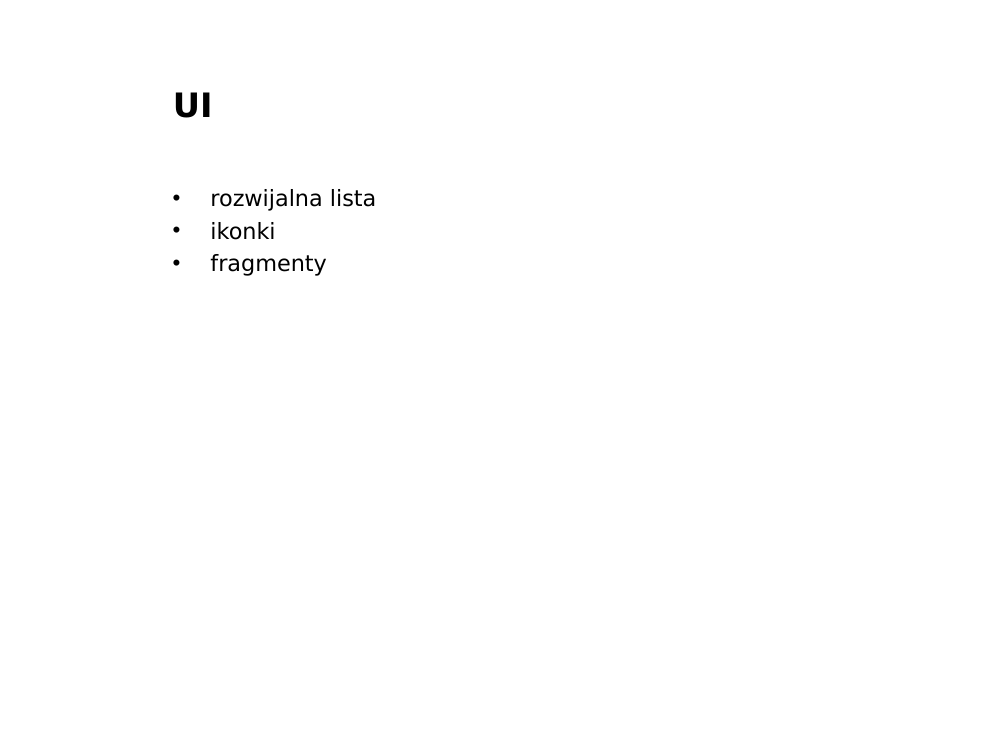
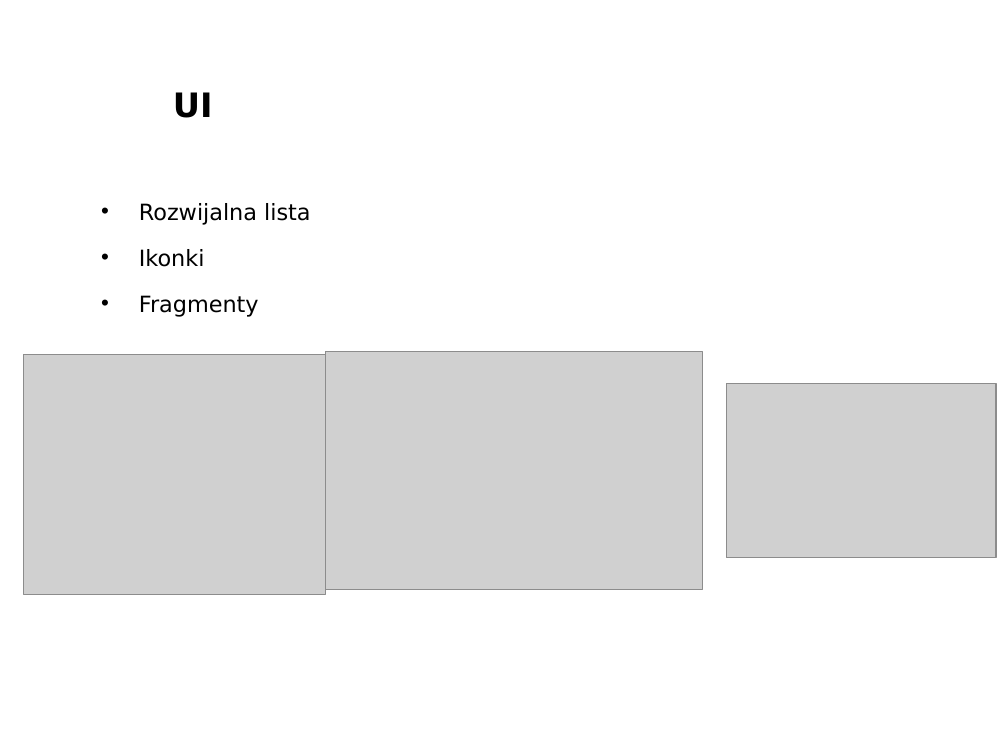
Before and after one commit to kslusarczyk/lagiewniki, a slide deck: slide 4 of laboratorium_dyplomowe.ppt. Drawn at 1008x756 pixels with LibreOffice and Linux fonts; fonts in the diff are those of the drawing; grey boxes stand for pictures; background and template pictures are left out. Boxes give left, top, right and bottom in pixels: in the first picture for what was removed or moved away, otherwise in the second. Text is boxed around its words. In the diff, an @@ line names an element or a change of style, - is before the commit and + after.

```diff
--- a/laboratorium_dyplomowe.ppt
+++ b/laboratorium_dyplomowe.ppt
@@ text at bbox=[139, 203, 310, 317]: text changed @@
-• rozwijalna lista
-• ikonki
-• fragmenty
+• Rozwijalna lista
+• Ikonki
+• Fragmenty
@@ picture added at bbox=[23, 354, 325, 594] @@
@@ picture added at bbox=[326, 352, 703, 590] @@
@@ picture added at bbox=[726, 383, 996, 557] @@
```
Also in this commit, not shown: 3 other slides changed.
